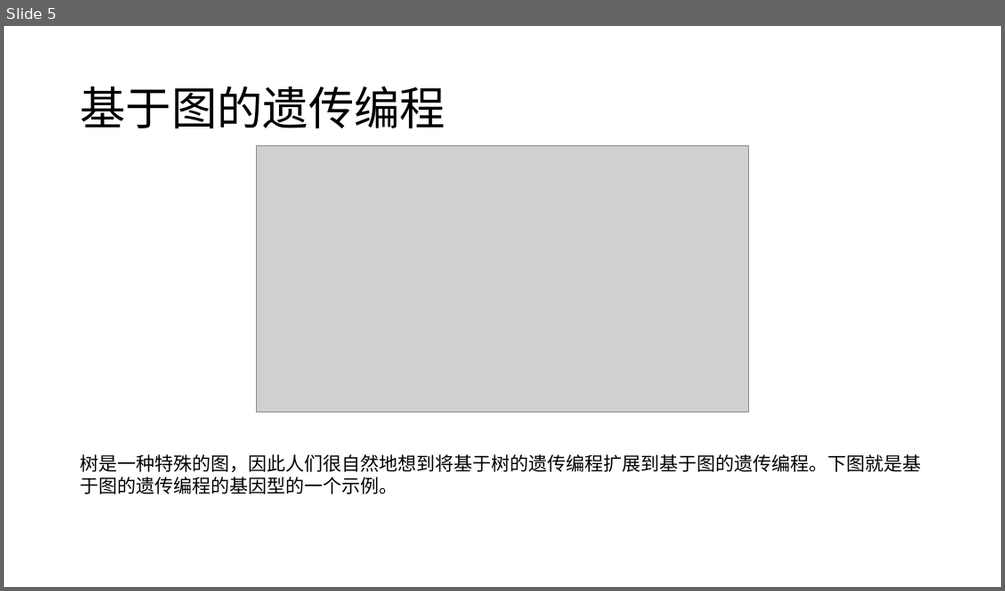
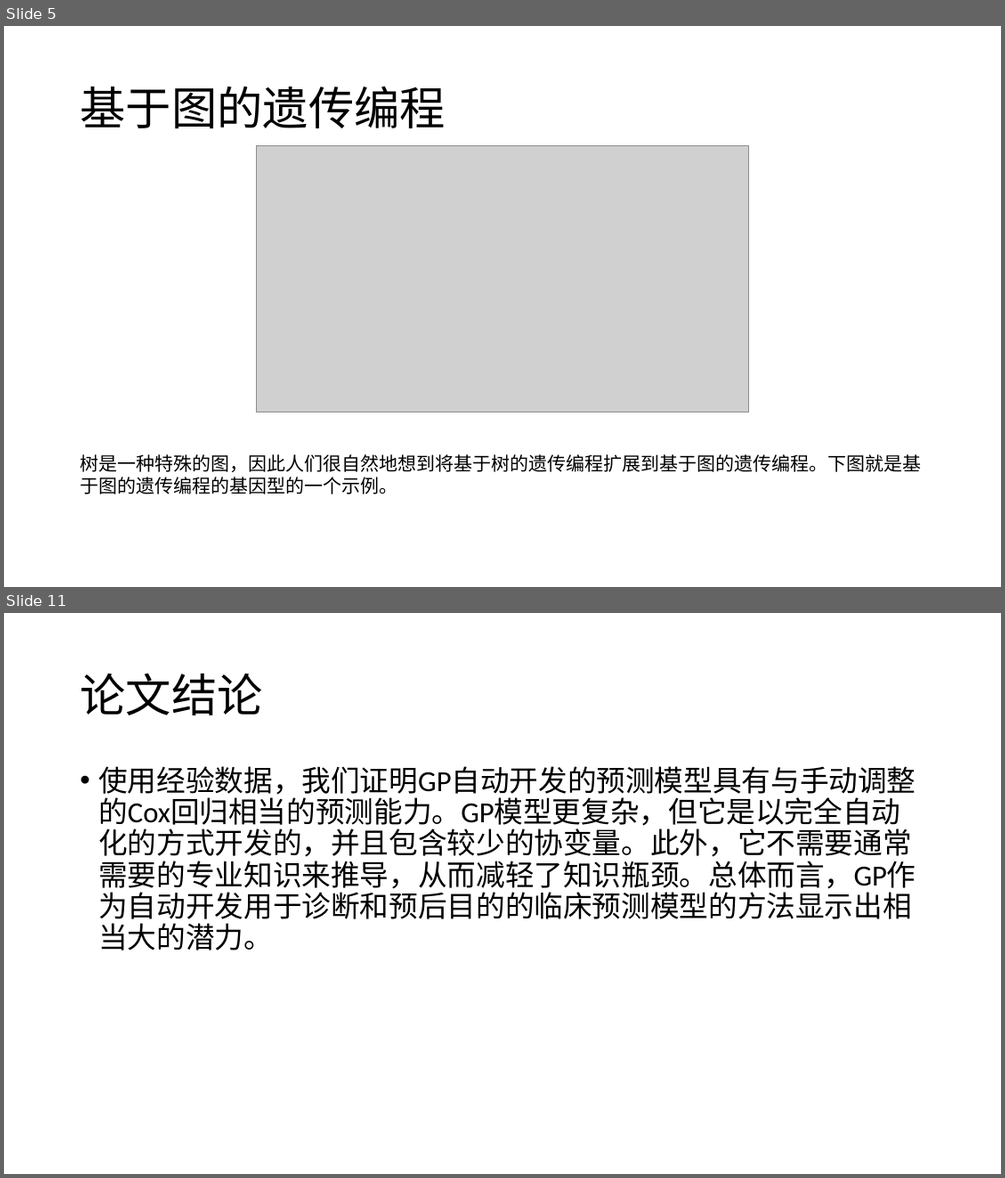
Before and after one commit to likaihz/EAS, a slide deck: dongjianzhou/slide.pptx. Shown one above the other, each under a label of ours: slide 5 before the commit, slides 5 and 11 after it; the slides between them are not shown. The pictures are 1005x591 and 1005x1178 pixels, drawn with LibreOffice and Linux fonts; fonts in the diff are those of the drawing; grey boxes stand for pictures. Boxes give left, top, right and bottom in pixels: in the first picture for what was removed or moved away, otherwise in the second. Text is boxed around its words. In the diff, an @@ line names an element or a change of style, - is before the commit and + after.

Commit message:
修改slide,添加了论文的大众情况

```diff
--- a/dongjianzhou/slide.pptx
+++ b/dongjianzhou/slide.pptx
@@ slide 11 added at (x1=4, y1=613, x2=1001, y2=1174), background #FFFFFF @@
@@ title added at (x1=80, y1=673, x2=262, y2=715), 44 pt, text #000000 @@
+论文结论
@@ text added at (x1=98, y1=766, x2=915, y2=950), 28 pt, text #000000 @@
+• 使用经验数据，我们证明GP自动开发的预测模型具有与手动调整的Cox回归相当的预测能力。GP模型更复杂，但它是以完全自动化的方式开发的，并且包含较少的协变量。此外，它不需要通常需要的专业知识来推导，从而减轻了知识瓶颈。总体而言，GP作为自动开发用于诊断和预后目的的临床预测模型的方法显示出相当大的潜力。
```
Also in this commit, not shown: 1 slide changed, 4 other slides added.
